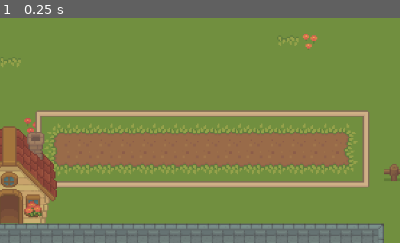
Above: before the commit, frame 1.
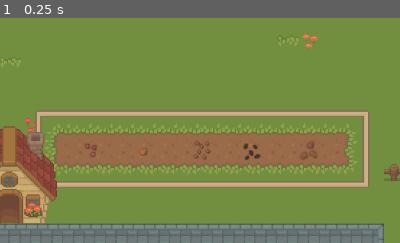
Above: after the commit, the same moment.

Repository: Piggward/GetOutOfMeGarden
Game: Godot game, scene res://scenes/main_scene_art.tscn
The game is run twice, just before and just after one commit, with the same random seed, the same clock (stepped at 60 frames per second) and the same inputs. The project has no main scene, so this scene is started directly.
Inputs:
- Up to frame 1 (0.25 s): no input
The pictures show only the part of the screen within x 24-74%, y 50-100%; the shares and areas given below are measured in that part.

The runs differ from the first frame. In frame 1, 0.3% of the frame differs, in the area x 21-80%, y 54-64%.

Commit message:
små ändringar i main scene

Diff:
--- a/scenes/flower_bed.tscn
+++ b/scenes/flower_bed.tscn
@@ -9,13 +9,13 @@
 [node name="Flower" parent="." instance=ExtResource("1_whtkq")]
 
 [node name="Flower2" parent="." instance=ExtResource("1_whtkq")]
-position = Vector2(202, 0)
+position = Vector2(163, 0)
 
 [node name="Flower3" parent="." instance=ExtResource("1_whtkq")]
-position = Vector2(131, 0)
+position = Vector2(83, 0)
 
 [node name="Flower4" parent="." instance=ExtResource("1_whtkq")]
-position = Vector2(63, 0)
+position = Vector2(40, 0)
 
 [node name="Flower5" parent="." instance=ExtResource("1_whtkq")]
-position = Vector2(263, 0)
+position = Vector2(120, 1)
--- a/scenes/main_scene_art.tscn
+++ b/scenes/main_scene_art.tscn
@@ -1,8 +1,9 @@
-[gd_scene load_steps=4 format=4 uid="uid://qgo1bya3vc6d"]
+[gd_scene load_steps=5 format=4 uid="uid://qgo1bya3vc6d"]
 
 [ext_resource type="TileSet" uid="uid://cnkxuq3kbieh" path="res://tile_set/ground_tile_set.tres" id="1_o8dd4"]
 [ext_resource type="PackedScene" uid="uid://lulhcgkxqusc" path="res://scenes/bobbing_water_effect.tscn" id="2_26krl"]
 [ext_resource type="PackedScene" uid="uid://by77kh12qqij3" path="res://scenes/goat_effect.tscn" id="3_y2ar3"]
+[ext_resource type="PackedScene" uid="uid://tvrfmubcn278" path="res://scenes/flower_bed.tscn" id="4_xa8rf"]
 
 [node name="Node2D" type="Node2D"]
 
@@ -35,3 +36,6 @@
 
 [node name="Node2D2" parent="." instance=ExtResource("3_y2ar3")]
 position = Vector2(596, 90)
+
+[node name="FlowerBed" parent="." instance=ExtResource("4_xa8rf")]
+position = Vector2(261, 281)
Not shown: 1 places in scenes/flower_bed.tscn that only renumber resources
